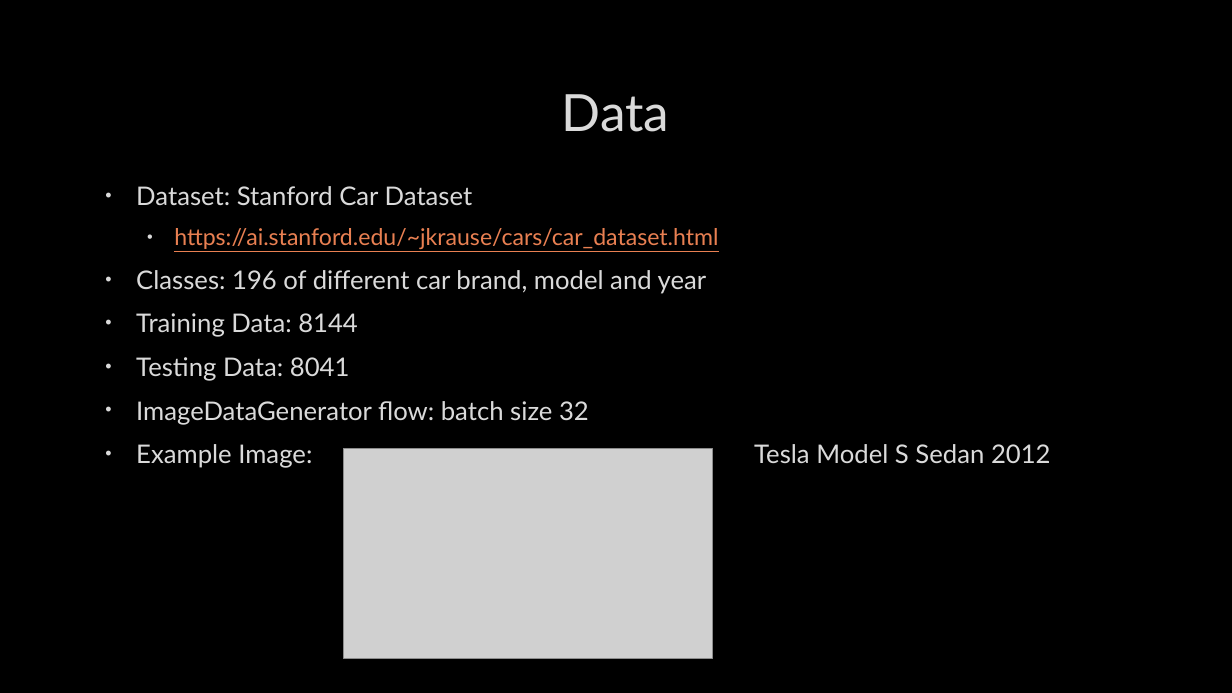
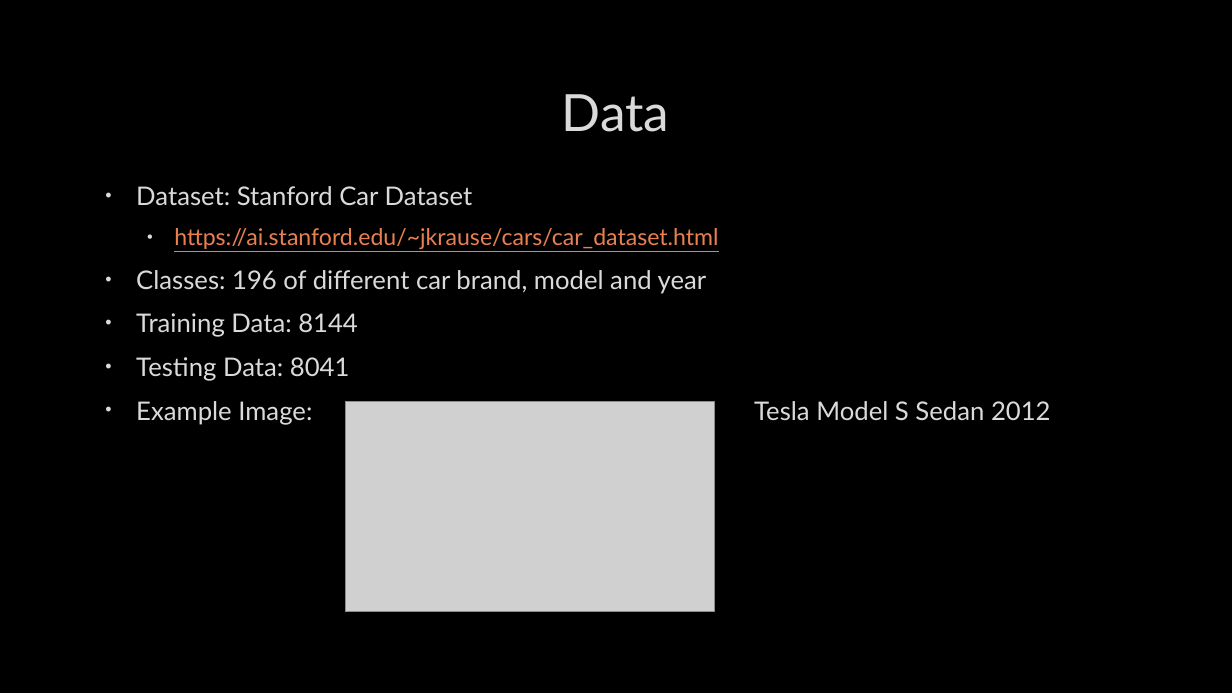
Before and after one commit to nexttimesr/car-classification, a slide deck: slide 3 of project.pptx. Drawn at 1232x693 pixels with LibreOffice and Linux fonts; fonts in the diff are those of the drawing; grey boxes stand for pictures; background and template pictures are left out. Boxes give left, top, right and bottom in pixels: in the first picture for what was removed or moved away, otherwise in the second. Text is boxed around its words. In the diff, an @@ line names an element or a change of style, - is before the commit and + after.

```diff
--- a/project.pptx
+++ b/project.pptx
@@ text at (136,401,589,425): paragraph removed @@
-• ImageDataGenerator flow: batch size 32
@@ picture: place and size @@
-picture at (344,448,713,659)
+picture at (346,402,714,613)
```
Also in this commit, not shown: 3 other slides changed.
